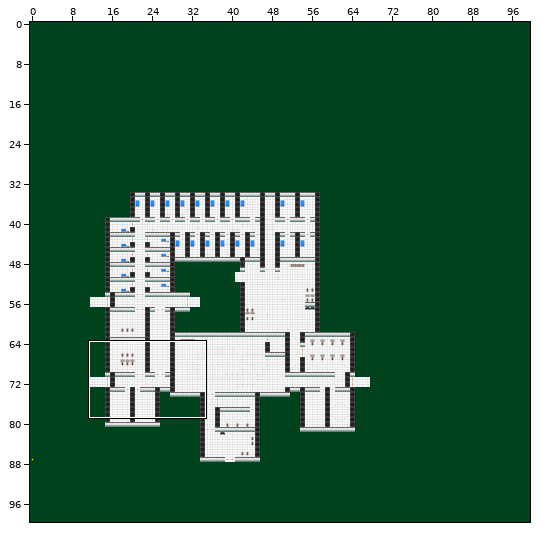
An edit to a level. Tiled map, ALPHA TEX/world3.tmx. The picture above shows the old version from afar; the outline marks the close-up.
Close-up. Before:
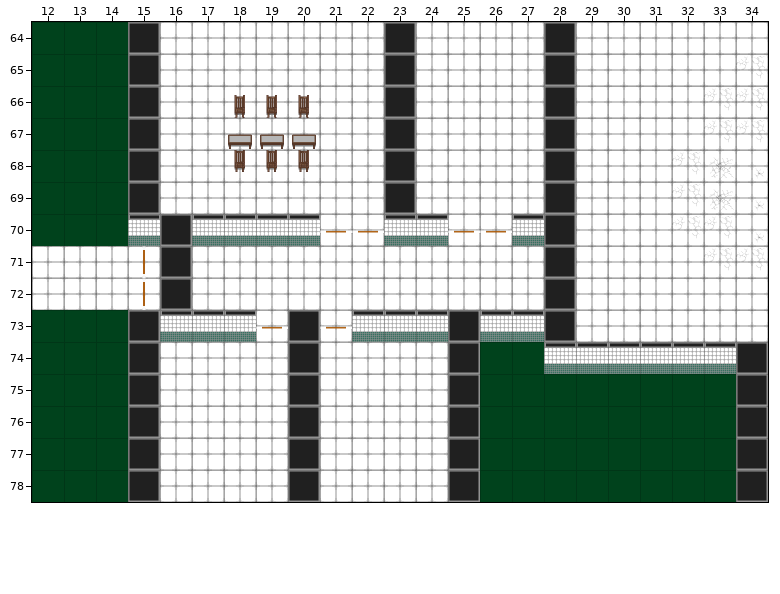
Cells are 64x64 px. Shown: x 12..34, y 64..78. The commit also changed other parts of the map, which this record leaves out.
The same view after the edit:
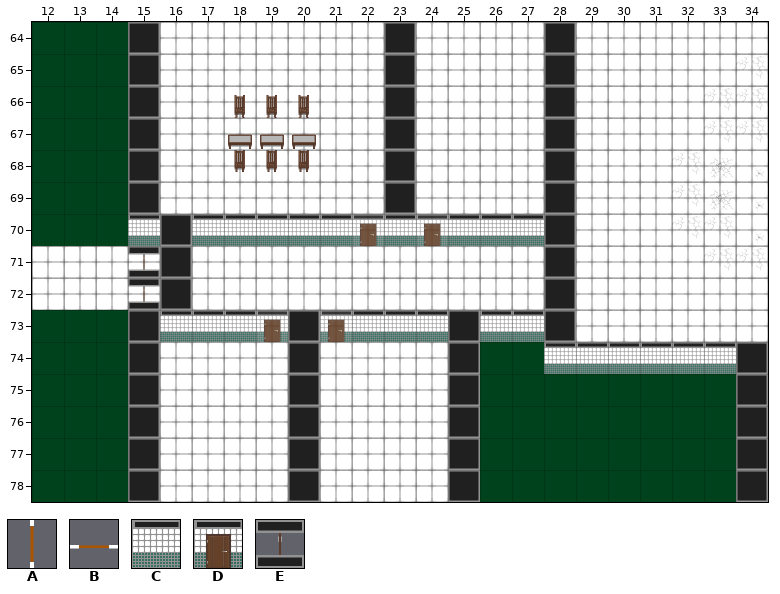
Key: from "alpha_sprite_sheet": A 9, B 10; from "floor_wall_sheet": C 5, D 7, E 9.
_ is an empty cell.
Difference:
{"where": "layer \"väggar\""}
{"y":70,"x":21,"old":"_","new":"C"}
{"y":70,"x":24,"old":"C__","new":"_CC"}
{"y":71,"x":15,"old":"_","new":"E"}
{"y":72,"x":15,"old":"_","new":"E"}
{"where": "layer \"Dörrar\""}
{"y":70,"x":21,"old":"BB","new":"_D"}
{"y":70,"x":24,"old":"_BB","new":"D__"}
{"y":71,"x":15,"old":"A","new":"_"}
{"y":72,"x":15,"old":"A","new":"_"}
{"y":73,"x":19,"old":"B","new":"D"}
{"y":73,"x":21,"old":"B","new":"D"}
